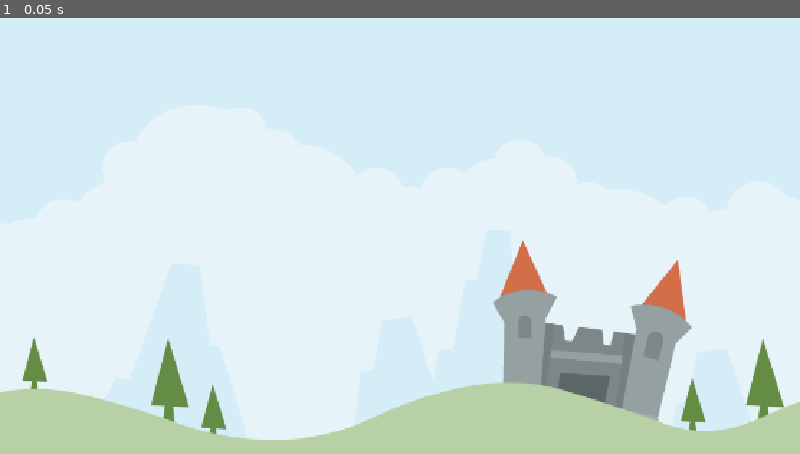
Above: before the commit, frame 1.
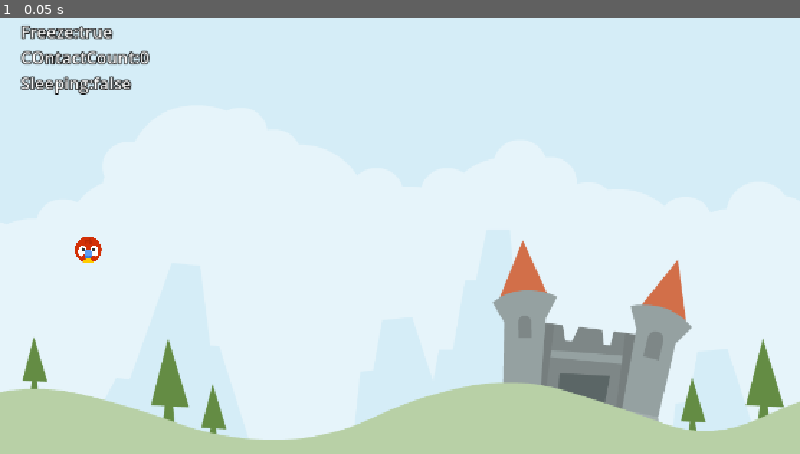
Above: after the commit, the same moment.

Repository: Valantis-Siomos/Angry-Animals
Game: Godot game, scene res://Scenes/LevelBase/LavelBase.tscn
Same seed, same stepped clock (60 frames per second), same inputs: the game is played once before the commit and once after it. Before the commit the project has no main scene; this scene is started directly in both runs.
Inputs:
- Up to frame 1 (0.05 s): no input

The runs differ from the first frame. In frame 1, 1.2% of the frame differs, in the area x 2-19%, y 1-57%.

Commit message:
1st setup of main character, some tests with label

Diff:
--- /dev/null
+++ b/Scenes/Animal/Animal.gd
@@ -0,0 +1,19 @@
+class_name Animal
+
+extends RigidBody2D
+
+@onready var label: Label = $Label
+
+
+# Called when the node enters the scene tree for the first time.
+func _ready() -> void:
+	pass # Replace with function body.
+
+
+# Called every frame. 'delta' is the elapsed time since the previous frame.
+func _process(delta: float) -> void:
+	label.text = "Freeze:%s\nCOntactCount:%d\nSleeping:%s" % [
+		freeze,
+		get_contact_count(),
+		sleeping
+	]
--- /dev/null
+++ b/Scenes/Animal/Animal.tscn
@@ -0,0 +1,45 @@
+[gd_scene format=3 uid="uid://d3d8k073apuom"]
+
+[ext_resource type="Script" uid="uid://dj1fj2duwqlua" path="res://Scenes/Animal/Animal.gd" id="1_oryip"]
+[ext_resource type="Texture2D" uid="uid://cxdkesxo2ekhe" path="res://Assets/player/parrot.png" id="1_qtpp4"]
+[ext_resource type="AudioStream" uid="uid://vva4gde1jin6" path="res://Assets/audio/kick_wood.ogg" id="2_lib84"]
+[ext_resource type="AudioStream" uid="uid://dmdyehs40fke2" path="res://Assets/audio/catapult.ogg" id="3_oryip"]
+[ext_resource type="AudioStream" uid="uid://dp4uvy32luyh1" path="res://Assets/audio/stretch2.ogg" id="4_x85cc"]
+
+[sub_resource type="CircleShape2D" id="CircleShape2D_xrivr"]
+radius = 19.0
+
+[node name="Animal" type="RigidBody2D" unique_id=1396342062]
+input_pickable = true
+freeze = true
+contact_monitor = true
+max_contacts_reported = 1
+script = ExtResource("1_oryip")
+
+[node name="Sprite2D" type="Sprite2D" parent="." unique_id=1308551524]
+scale = Vector2(0.15, 0.15)
+texture = ExtResource("1_qtpp4")
+
+[node name="CollisionShape2D" type="CollisionShape2D" parent="." unique_id=1571632943]
+shape = SubResource("CircleShape2D_xrivr")
+
+[node name="Label" type="Label" parent="." unique_id=1607695340]
+top_level = true
+offset_left = 30.0
+offset_top = 23.0
+offset_right = 111.0
+offset_bottom = 131.0
+theme_override_constants/outline_size = 6
+theme_override_font_sizes/font_size = 24
+text = "asdsa
+asdsad
+dsasa"
+
+[node name="KickSound" type="AudioStreamPlayer2D" parent="." unique_id=1296230311]
+stream = ExtResource("2_lib84")
+
+[node name="LaunchSound2" type="AudioStreamPlayer2D" parent="." unique_id=917359775]
+stream = ExtResource("3_oryip")
+
+[node name="StretchSound3" type="AudioStreamPlayer2D" parent="." unique_id=1281945551]
+stream = ExtResource("4_x85cc")
--- a/Scenes/LevelBase/LavelBase.tscn
+++ b/Scenes/LevelBase/LavelBase.tscn
@@ -1,6 +1,7 @@
 [gd_scene format=3 uid="uid://cjyk7jdgun0qy"]
 
 [ext_resource type="Texture2D" uid="uid://c084hoe1fxc4x" path="res://Assets/scene/colored_castle.png" id="1_jkri1"]
+[ext_resource type="PackedScene" uid="uid://d3d8k073apuom" path="res://Scenes/Animal/Animal.tscn" id="2_ap5w0"]
 
 [node name="LavelBase" type="Node" unique_id=2089939502]
 
@@ -8,3 +9,6 @@
 position = Vector2(573, 421)
 scale = Vector2(1.17, 1.17)
 texture = ExtResource("1_jkri1")
+
+[node name="Animal" parent="." unique_id=1396342062 instance=ExtResource("2_ap5w0")]
+position = Vector2(127, 354)
--- /dev/null
+++ b/Scenes/TestRb/TestRb.tscn
@@ -0,0 +1,39 @@
+[gd_scene format=3 uid="uid://d0vdrrct5mxwx"]
+
+[ext_resource type="Texture2D" uid="uid://bai0x0ppmf406" path="res://Assets/env/elementWood015.png" id="1_1ttyc"]
+[ext_resource type="Texture2D" uid="uid://cxdkesxo2ekhe" path="res://Assets/player/parrot.png" id="2_ajys1"]
+
+[sub_resource type="RectangleShape2D" id="RectangleShape2D_xrivr"]
+size = Vector2(1075, 19)
+
+[sub_resource type="PhysicsMaterial" id="PhysicsMaterial_jpjmo"]
+bounce = 0.37
+
+[sub_resource type="CircleShape2D" id="CircleShape2D_xrivr"]
+radius = 39.012817
+
+[node name="TestRb" type="Node" unique_id=2073514401]
+
+[node name="StaticBody2D" type="StaticBody2D" parent="." unique_id=206209571]
+position = Vector2(0, 631)
+
+[node name="Sprite2D" type="Sprite2D" parent="StaticBody2D" unique_id=1846449714]
+position = Vector2(574.00006, 2.5)
+scale = Vector2(6.218182, 0.38571426)
+texture = ExtResource("1_1ttyc")
+
+[node name="CollisionShape2D" type="CollisionShape2D" parent="StaticBody2D" unique_id=973713982]
+position = Vector2(592.5, 2.5)
+shape = SubResource("RectangleShape2D_xrivr")
+
+[node name="Bird" type="RigidBody2D" parent="." unique_id=1911955219]
+position = Vector2(518, 128)
+physics_material_override = SubResource("PhysicsMaterial_jpjmo")
+center_of_mass_mode = 1
+
+[node name="Sprite2D" type="Sprite2D" parent="Bird" unique_id=1273372621]
+scale = Vector2(0.3, 0.3)
+texture = ExtResource("2_ajys1")
+
+[node name="CollisionShape2D" type="CollisionShape2D" parent="Bird" unique_id=184843746]
+shape = SubResource("CircleShape2D_xrivr")
--- a/project.godot
+++ b/project.godot
@@ -11,7 +11,9 @@
 [application]
 
 config/name="Angry animals"
+run/main_scene="uid://cjyk7jdgun0qy"
 config/features=PackedStringArray("4.7", "Mobile")
+config/icon="uid://b4dpbn63tljei"
 
 [display]
 
@@ -25,6 +27,14 @@
 naming/scene_name_casing=1
 naming/script_name_casing=1
 
+[input]
+
+drag={
+"deadzone": 0.2,
+"events": [Object(InputEventMouseButton,"resource_local_to_scene":false,"resource_name":"","device":-1,"window_id":0,"alt_pressed":false,"shift_pressed":false,"ctrl_pressed":false,"meta_pressed":false,"button_mask":1,"position":Vector2(92, 15),"global_position":Vector2(101, 63),"factor":1.0,"button_index":1,"canceled":false,"pressed":true,"double_click":false,"script":null)
+]
+}
+
 [physics]
 
 3d/physics_engine="Jolt Physics"
Not shown, added: Scenes/Animal/Animal.gd.uid
